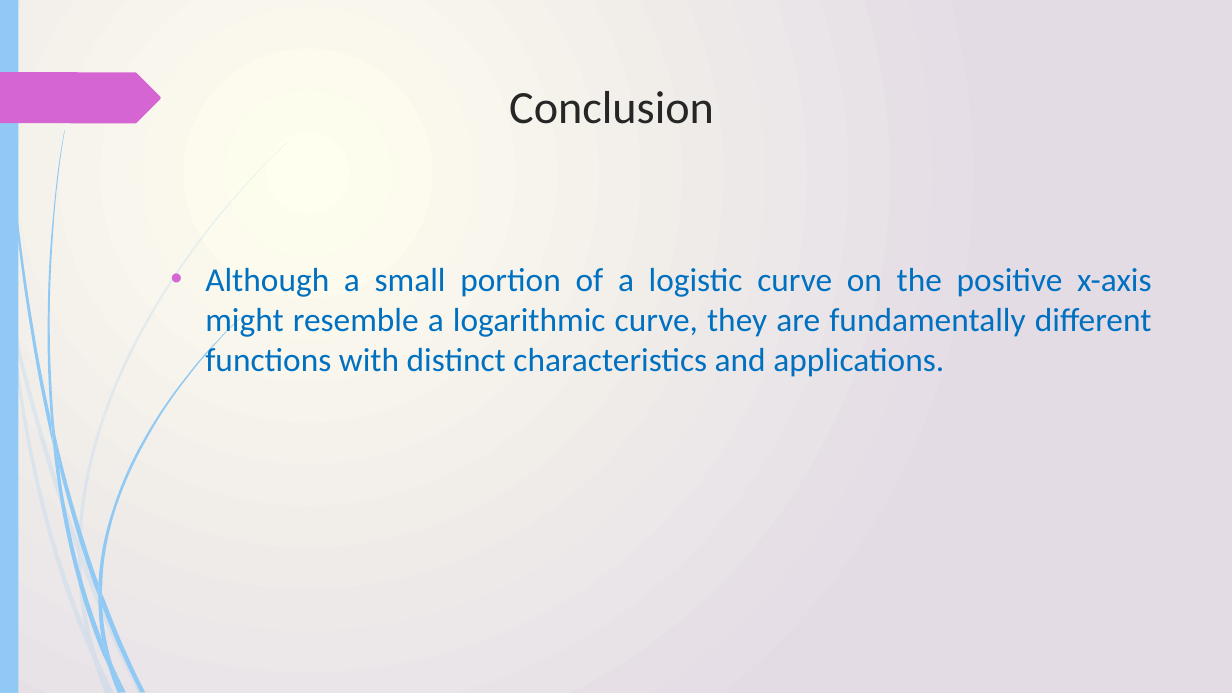
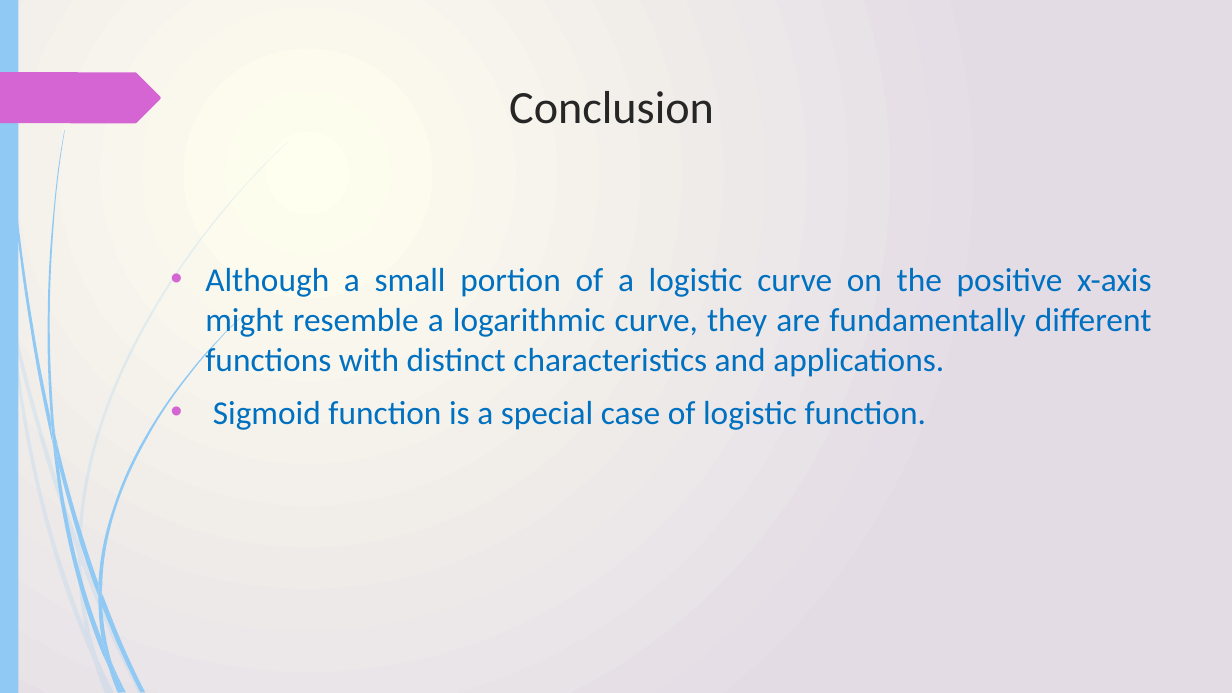
Before and after one commit to JYOTHY-DAS/Data-Analysis-Slides, a slide deck: slide 18 of Logarithmic curves.pptx (slide 14 before the commit). Drawn at 1232x693 pixels with LibreOffice and Linux fonts; fonts in the diff are those of the drawing. Boxes give left, top, right and bottom in pixels: in the first picture for what was removed or moved away, otherwise in the second. Text is boxed around its words. In the diff, an @@ line names an element or a change of style, - is before the commit and + after.

```diff
--- a/Logarithmic curves.pptx
+++ b/Logarithmic curves.pptx
@@ text at (213,401,926,430): paragraph added @@
+• Sigmoid function is a special case of logistic function.
```
Also in this commit, not shown: 2 other slides changed, 4 slides added.
